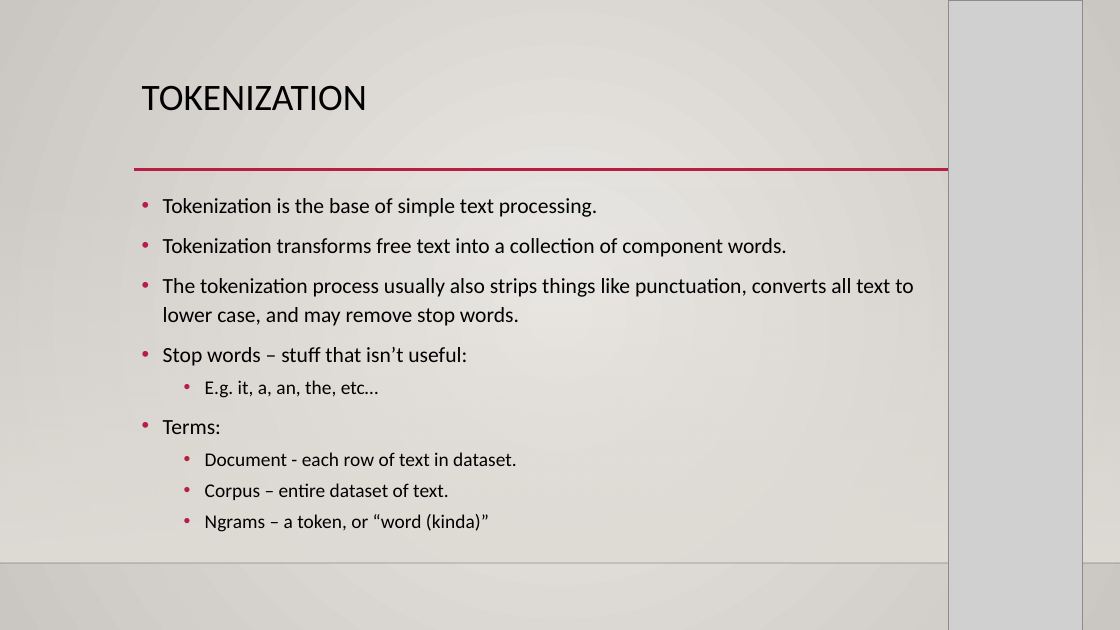
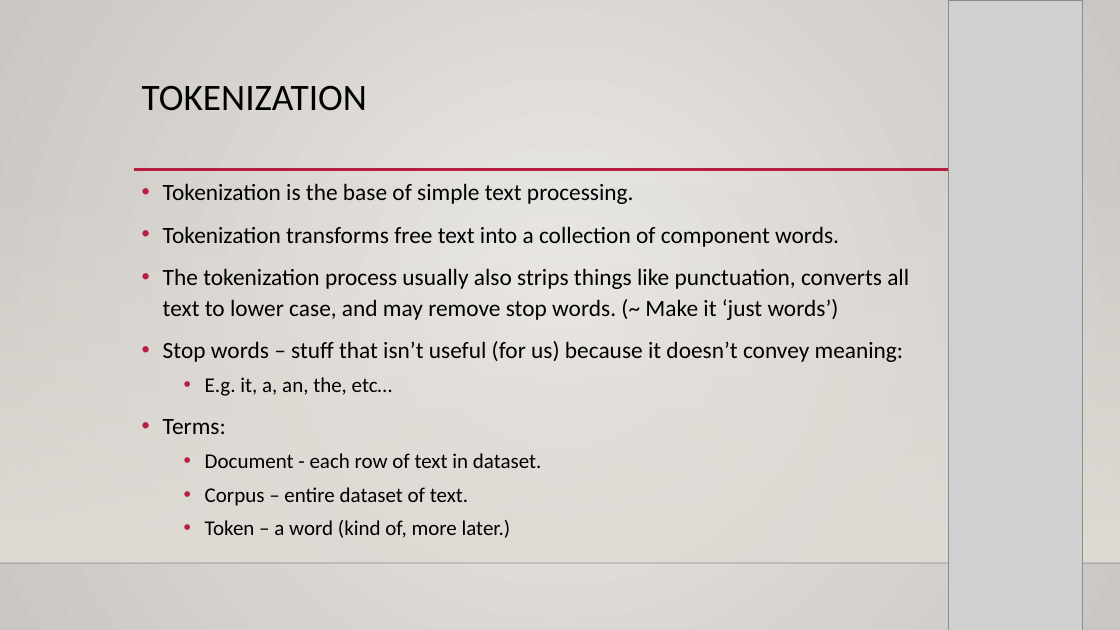
Before and after one commit to glennybarnes/Intro_to_Machine_Learning_Students, a slide deck: slide 11 of reference_content/Slides/NLP_Basics.pptx (slide 3 before the commit). Drawn at 1120x630 pixels with LibreOffice and Linux fonts; fonts in the diff are those of the drawing; grey boxes stand for pictures; background and template pictures are left out. Boxes give left, top, right and bottom in pixels: in the first picture for what was removed or moved away, otherwise in the second. Text is boxed around its words. In the diff, an @@ line names an element or a change of style, - is before the commit and + after.

```diff
--- a/reference_content/Slides/NLP_Basics.pptx
+++ b/reference_content/Slides/NLP_Basics.pptx
@@ text "Tokenization is the base of ...": place and size @@
-text "Tokenization is the base of ..." at (163, 198, 913, 532)
+text "Tokenization is the base of ..." at (163, 183, 909, 538)
@@ text at (163, 183, 839, 506): size 18.5 to 20 pt in "Tokenization is the base of simple text ...", "Tokenization transforms free text into a collection ...", "Terms:"; size 16.6 to 18 pt in "E.g. it, a, an, the, etc…", "Document - each row of text in ...", "Corpus – entire dataset of text." @@
@@ text at (163, 268, 909, 362): text changed; size 18.5 to 20 pt @@
-• The tokenization process usually also strips things like punctuation, converts all text to lower case, and may remove stop words.
-• Stop words – stuff that isn’t useful:
+• The tokenization process usually also strips things like punctuation, converts all text to lower case, and may remove stop words. (~ Make it ‘just words’)
+• Stop words – stuff that isn’t useful (for us) because it doesn’t convey meaning:
@@ text at (205, 520, 511, 538): text changed; size 16.6 to 18 pt @@
-  • Ngrams – a token, or “word (kinda)”
+  • Token – a word (kind of, more later.)
```
Also in this commit, not shown: 3 other slides changed, 19 slides added, 5 other files.
